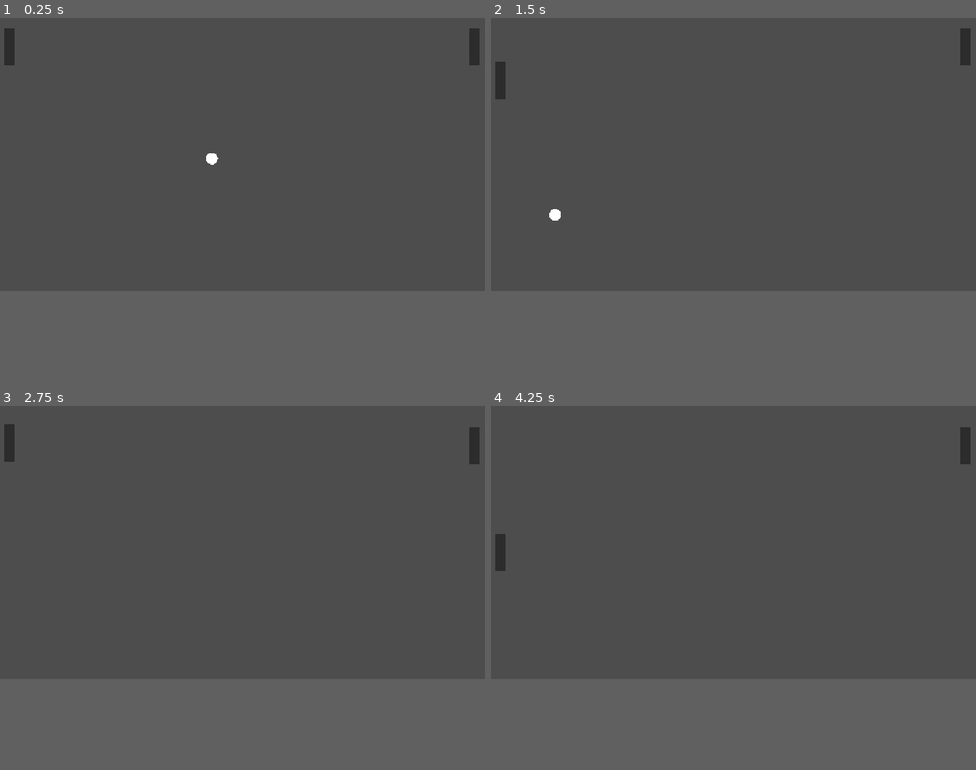
Above: before the commit, frames 1-4 (two rows, left to right).
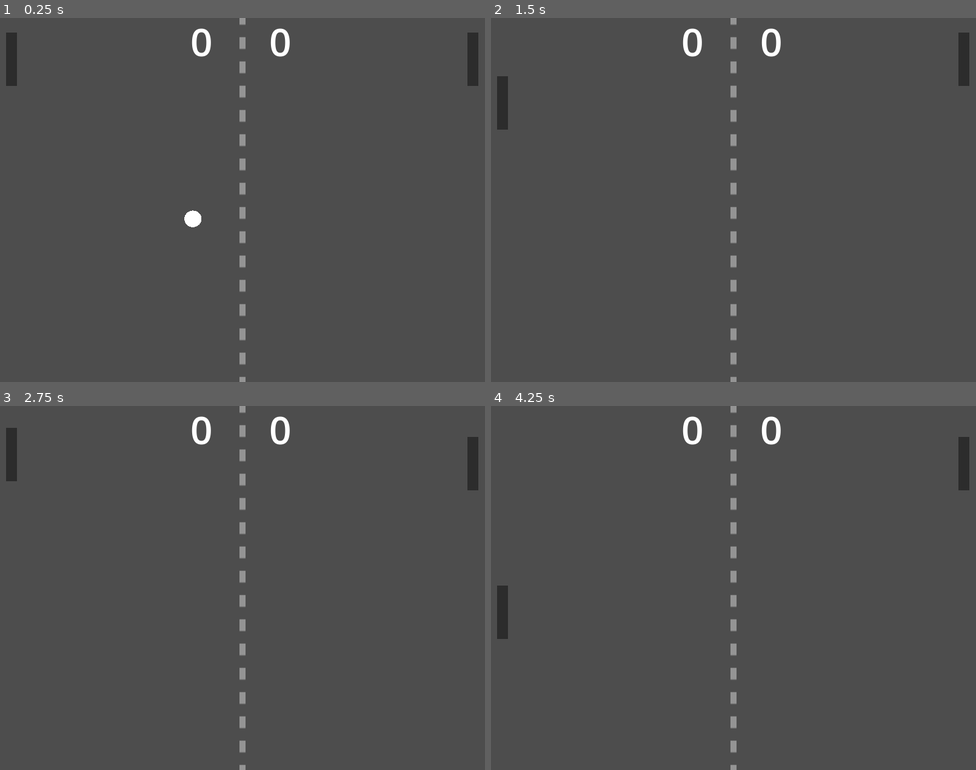
Above: after the commit, the same moments.

Repository: Rymantheman/PongRemake
Game: Godot game, scene res://Scenes/game.tscn
Same seed, same stepped clock (60 frames per second), same inputs: the game is played once before the commit and once after it.
Inputs:
- Up to frame 1 (0.25 s): no input
- Up to frame 2 (1.5 s): hold W (up_p1) 0.53-1.28 s; tap Down (down_p2) at 0.6 s; hold S (down_p1) from 1.28 s (still down); tap Up (up_p2) at 1.35 s
- Up to frame 3 (2.75 s): release S (down_p1) at 2.03 s; hold W (up_p1) from 2.03 s (still down); tap Down (down_p2) at 2.1 s
- Up to frame 4 (4.25 s): tap Up (up_p2) at 2.85 s; tap Enter at 3.5 s; release W (up_p1) at 3.53 s; hold S (down_p1) from 3.53 s (still down); tap Down (down_p2) at 3.6 s
The window is 800x450 before the commit and 800x600 after it. Grey fills any space a smaller window leaves; there, only what the larger window draws over its background counts as a difference.

The runs differ from the first frame. In frame 1, 1.6% of the frame differs, in the area x 0-99%, y 0-100%; in frame 2, 1.6%; in frame 3, 1.4%; in frame 4, 1.8%.

Commit message:
small changes

Diff:
--- a/pong/Scenes/game.tscn
+++ b/pong/Scenes/game.tscn
@@ -5,9 +5,10 @@
 [ext_resource type="Script" uid="uid://pxat0lyce4hb" path="res://Scripts/ball.gd" id="3_wrm1d"]
 [ext_resource type="Shader" uid="uid://c1nmcduddc766" path="res://Shaders/circle.gdshader" id="4_wowpa"]
 [ext_resource type="Texture2D" uid="uid://yx4exaxsyvws" path="res://Assets/1x1.png" id="5_i6g32"]
+[ext_resource type="Texture2D" uid="uid://bi6inspvt705v" path="res://Assets/dot-line.png" id="6_i6g32"]
 
 [sub_resource type="RectangleShape2D" id="RectangleShape2D_wejf6"]
-size = Vector2(23, 88)
+size = Vector2(17.875, 88)
 
 [sub_resource type="ShaderMaterial" id="ShaderMaterial_lp6ur"]
 shader = ExtResource("4_wowpa")
@@ -16,7 +17,10 @@
 radius = 14.035668
 
 [sub_resource type="RectangleShape2D" id="RectangleShape2D_nntnf"]
-size = Vector2(1170, 20)
+size = Vector2(811, 20)
+
+[sub_resource type="RectangleShape2D" id="RectangleShape2D_wowpa"]
+size = Vector2(639.47107, 22.1522)
 
 [node name="Game" type="Node2D" unique_id=1772535342]
 
@@ -25,24 +29,26 @@
 script = ExtResource("1_qxrlw")
 
 [node name="CollisionShape2D" type="CollisionShape2D" parent="LeftPaddle" unique_id=503385855]
+position = Vector2(-4, 0)
 shape = SubResource("RectangleShape2D_wejf6")
 
 [node name="ColorRect" type="ColorRect" parent="LeftPaddle" unique_id=1350798214]
 offset_left = -13.0
 offset_top = -44.0
-offset_right = 12.0
+offset_right = 5.0
 offset_bottom = 44.0
 color = Color(0.1728327, 0.17283267, 0.17283267, 1)
 
 [node name="RightPaddle" type="CharacterBody2D" parent="." unique_id=1094598920]
-position = Vector2(1127, 68)
+position = Vector2(777, 68)
 script = ExtResource("2_wrm1d")
 
 [node name="CollisionShape2D" type="CollisionShape2D" parent="RightPaddle" unique_id=1898018489]
+position = Vector2(2.9375, 0)
 shape = SubResource("RectangleShape2D_wejf6")
 
 [node name="ColorRect" type="ColorRect" parent="RightPaddle" unique_id=1549851322]
-offset_left = -13.0
+offset_left = -6.0
 offset_top = -44.0
 offset_right = 12.0
 offset_bottom = 44.0
@@ -53,22 +59,62 @@
 
 [node name="Sprite2D" type="Sprite2D" parent="Ball" unique_id=1648785653]
 material = SubResource("ShaderMaterial_lp6ur")
-position = Vector2(573, 307.00003)
+position = Vector2(400, 300)
 scale = Vector2(28.236038, 27.349195)
 texture = ExtResource("5_i6g32")
 
 [node name="CollisionShape2D" type="CollisionShape2D" parent="Ball" unique_id=1751898199]
-position = Vector2(573, 307)
+position = Vector2(400, 300)
 shape = SubResource("CircleShape2D_wejf6")
 
-[node name="Wall" type="StaticBody2D" parent="." unique_id=1170542307]
+[node name="Ceiling" type="StaticBody2D" parent="." unique_id=1170542307]
 
-[node name="CollisionShape2D" type="CollisionShape2D" parent="Wall" unique_id=1965792883]
-position = Vector2(579, -12)
+[node name="CollisionShape2D" type="CollisionShape2D" parent="Ceiling" unique_id=1965792883]
+position = Vector2(399.5, -12)
 shape = SubResource("RectangleShape2D_nntnf")
 
-[node name="Wall2" type="StaticBody2D" parent="." unique_id=1164651751]
+[node name="Floor" type="StaticBody2D" parent="." unique_id=1164651751]
 
-[node name="CollisionShape2D" type="CollisionShape2D" parent="Wall2" unique_id=36233234]
-position = Vector2(577, 659)
+[node name="CollisionShape2D" type="CollisionShape2D" parent="Floor" unique_id=36233234]
+position = Vector2(410, 613)
 shape = SubResource("RectangleShape2D_nntnf")
+
+[node name="LeftGoal" type="Area2D" parent="." unique_id=1512117996]
+position = Vector2(2, 0)
+
+[node name="CollisionShape2D" type="CollisionShape2D" parent="LeftGoal" unique_id=271522586]
+position = Vector2(-13.994676, 305.23868)
+rotation = 1.5738409
+shape = SubResource("RectangleShape2D_wowpa")
+
+[node name="RightGoal" type="Area2D" parent="." unique_id=1732894752]
+position = Vector2(1177, 0)
+
+[node name="CollisionShape2D" type="CollisionShape2D" parent="RightGoal" unique_id=563072804]
+position = Vector2(-364.99997, 303.99997)
+rotation = 1.5738409
+shape = SubResource("RectangleShape2D_wowpa")
+
+[node name="P1Score" type="Label" parent="." unique_id=1023152519]
+offset_left = 314.0
+offset_top = -6.0
+offset_right = 354.0
+offset_bottom = 82.0
+theme_override_font_sizes/font_size = 64
+text = "0"
+
+[node name="P2Score" type="Label" parent="." unique_id=219596462]
+offset_left = 444.0
+offset_top = -6.0
+offset_right = 484.0
+offset_bottom = 82.0
+theme_override_font_sizes/font_size = 64
+text = "0"
+
+[node name="CenterLine" type="Line2D" parent="." unique_id=1998529839]
+modulate = Color(1, 1, 1, 0.4)
+texture_repeat = 2
+position = Vector2(400, -149)
+points = PackedVector2Array(0, 100, 0, 200, 0, 300, 0, 400, 0, 500, 0, 600, 0, 700, 0, 800)
+texture = ExtResource("6_i6g32")
+texture_mode = 1
--- a/pong/Scripts/ball.gd
+++ b/pong/Scripts/ball.gd
@@ -1,8 +1,6 @@
 extends CharacterBody2D
 
-
-const SPEED = 300.0
-const JUMP_VELOCITY = -400.0
+const SPEED = 350.0
 
 func _ready():
 	var x = [-1, 1].pick_random() # Left or right
@@ -15,3 +13,9 @@
 	if collision:
 		var norm = collision.get_normal()
 		velocity = velocity.bounce(norm)
+
+func change_dir(side: String):
+	if side == "left":
+		pass
+	if side == "right":
+		pass
--- a/pong/Scripts/left_paddle.gd
+++ b/pong/Scripts/left_paddle.gd
@@ -6,4 +6,4 @@
 	var direction := Input.get_axis("up_p1", "down_p1")
 	velocity.y = direction * VSPEED * delta
 	move_and_collide(velocity)
-	position.y = clamp(position.y, 68, get_viewport_rect().size.y - 68)
+	position.y = clamp(position.y, 60, get_viewport_rect().size.y - 60)
--- a/pong/Scripts/right_paddle.gd
+++ b/pong/Scripts/right_paddle.gd
@@ -6,4 +6,4 @@
 	var direction := Input.get_axis("up_p2", "down_p2")
 	velocity.y = direction * VSPEED * delta
 	move_and_collide(velocity)
-	position.y = clamp(position.y, 68, get_viewport_rect().size.y - 68)
+	position.y = clamp(position.y, 60, get_viewport_rect().size.y - 60)
--- a/pong/project.godot
+++ b/pong/project.godot
@@ -12,11 +12,13 @@
 
 config/name="Pong"
 run/main_scene="res://Scenes/game.tscn"
-config/features=PackedStringArray("4.7", "Forward Plus")
+config/features=PackedStringArray("4.6", "Forward Plus")
 config/icon="res://Assets/icon.svg"
 
 [display]
 
+window/size/viewport_width=800
+window/size/viewport_height=600
 window/stretch/mode="canvas_items"
 window/stretch/aspect="expand"
 
Binary file added: pong/Assets/dot-line.png
Not shown, added: pong/Assets/dot-line.png.import
